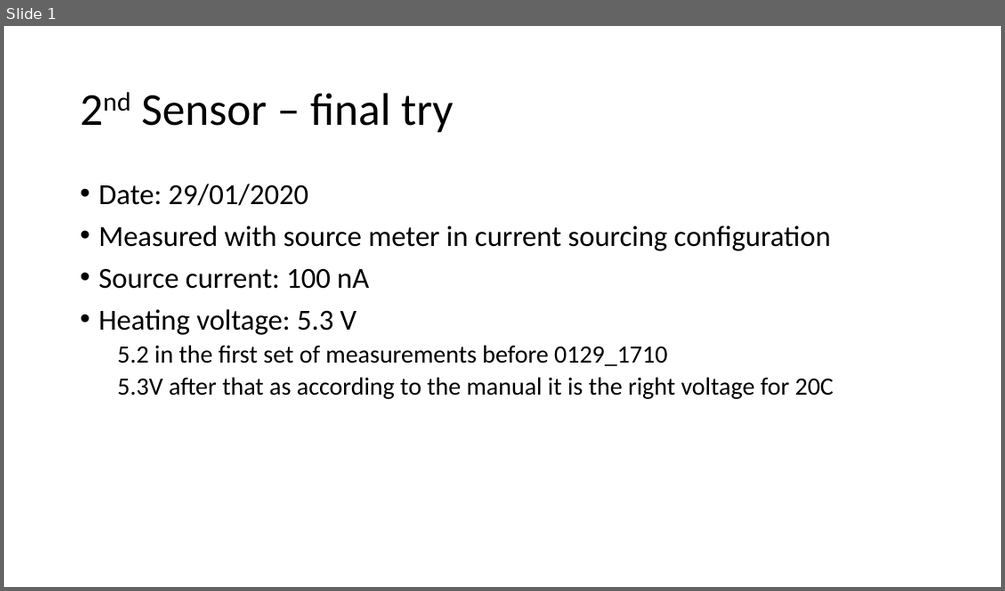
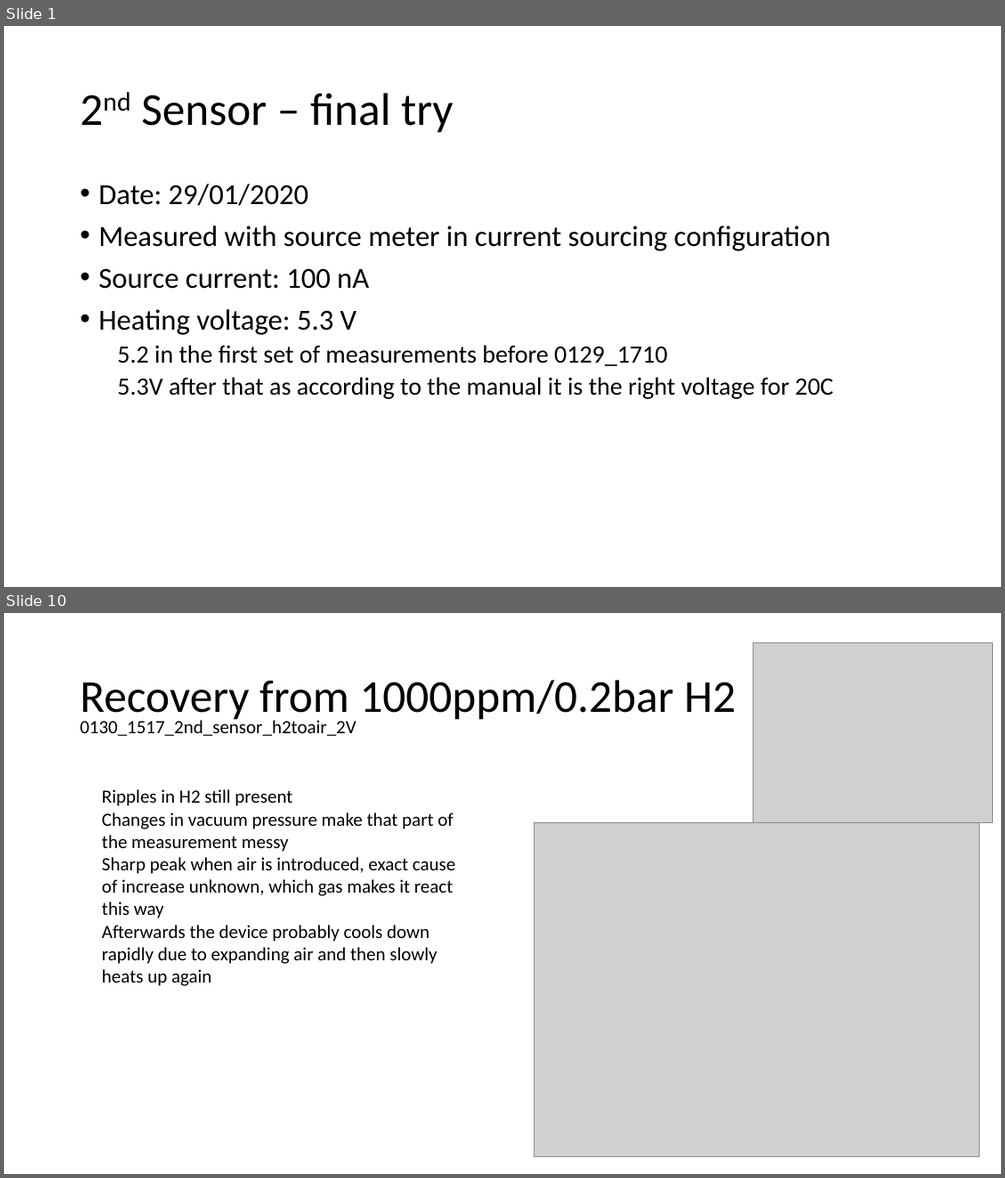
Before and after one commit to HetRijk/MEP_control_software, a slide deck: Measurements/20200129 Second sensor final try/2nd Sensor – final try.pptx. Shown one above the other, each under a label of ours: slide 1 before the commit, slides 1 and 10 after it; the slides between them are not shown. The pictures are 1005x591 and 1005x1178 pixels, drawn with LibreOffice and Linux fonts; fonts in the diff are those of the drawing; grey boxes stand for pictures. Boxes give left, top, right and bottom in pixels: in the first picture for what was removed or moved away, otherwise in the second. Text is boxed around its words. In the diff, an @@ line names an element or a change of style, - is before the commit and + after.

Commit message:
Nearly completed analysis of second sensor data
Only misses check with datasheet to be complete

```diff
--- a/Measurements/20200129 Second sensor final try/2nd Sensor – final try.pptx
+++ b/Measurements/20200129 Second sensor final try/2nd Sensor – final try.pptx
@@ slide 10 added at (x1=4, y1=613, x2=1001, y2=1174), background #FFFFFF @@
@@ picture added at (x1=753, y1=643, x2=993, y2=822) @@
@@ title added at (x1=80, y1=680, x2=736, y2=722), 44 pt, text #000000 @@
+Recovery from 1000ppm/0.2bar H2
@@ text added at (x1=80, y1=718, x2=356, y2=736), 18 pt, text #000000 @@
+0130_1517_2nd_sensor_h2toair_2V
@@ text added at (x1=102, y1=789, x2=455, y2=986), 18 pt, text #000000 @@
+Ripples in H2 still present
+Changes in vacuum pressure make that part of the measurement messy
+Sharp peak when air is introduced, exact cause of increase unknown, which gas makes it react this way
+Afterwards the device probably cools down rapidly due to expanding air and then slowly heats up again
@@ picture added at (x1=534, y1=822, x2=979, y2=1157) @@
```
Also in this commit, not shown: 3 slides changed, 8 other slides added, 26 other files.
